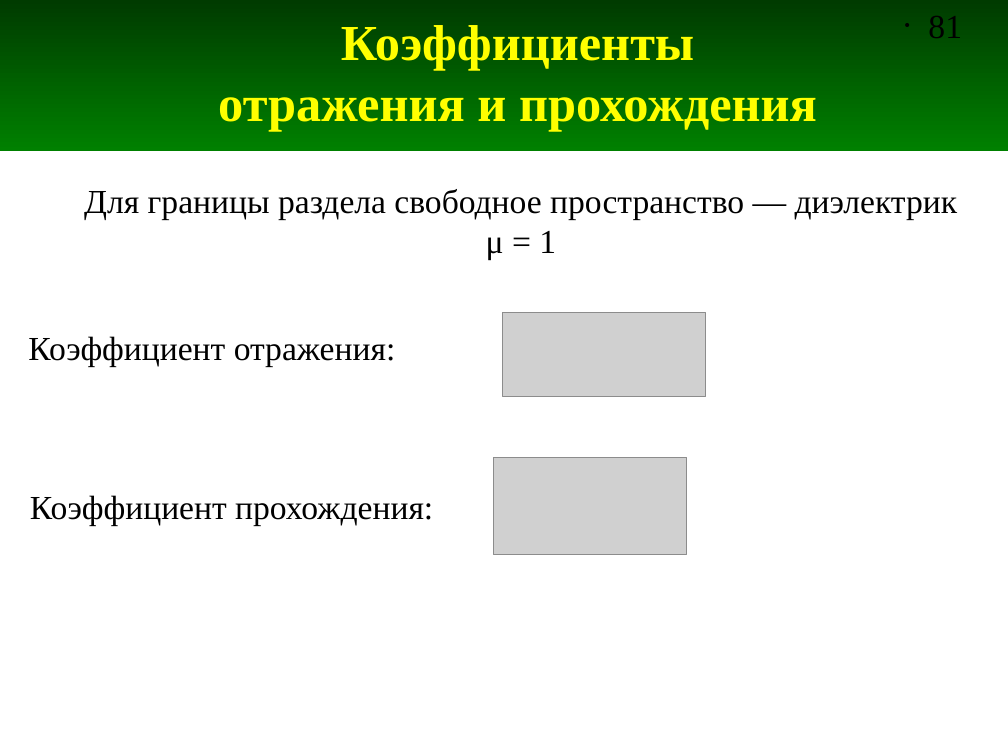
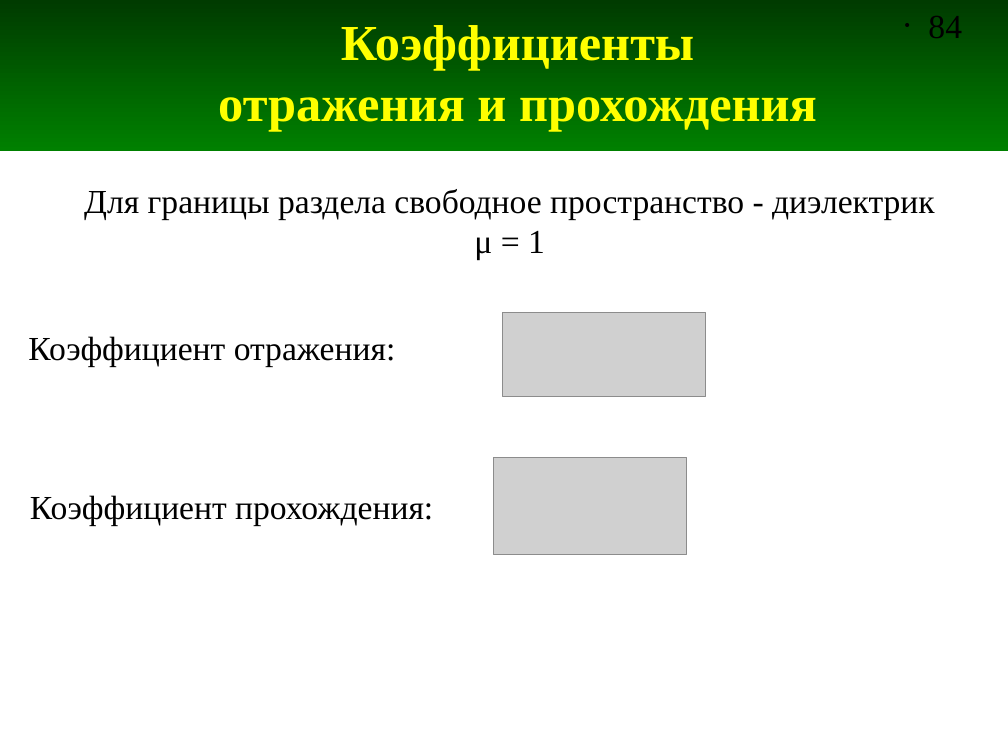
Before and after one commit to andris0147sv/modelling, a slide deck: slide 84 of presentations/2. FDTD.odp (slide 81 before the commit). Drawn at 1008x756 pixels with LibreOffice and Linux fonts; fonts in the diff are those of the drawing; grey boxes stand for pictures. Boxes give left, top, right and bottom in pixels: in the first picture for what was removed or moved away, otherwise in the second. Text is boxed around its words. In the diff, an @@ line names an element or a change of style, - is before the commit and + after.

```diff
--- a/presentations/2. FDTD.odp
+++ b/presentations/2. FDTD.odp
@@ page number at [928,16,962,38]: text changed @@
-• 81
+• 84
@@ text at [84,189,935,219]: text changed @@
-Для границы раздела свободное пространство — диэлектрик
+Для границы раздела свободное пространство - диэлектрик
```
Also in this commit, not shown: 10 other slides changed, 4 slides added, 1 slide removed, 9 other files.
